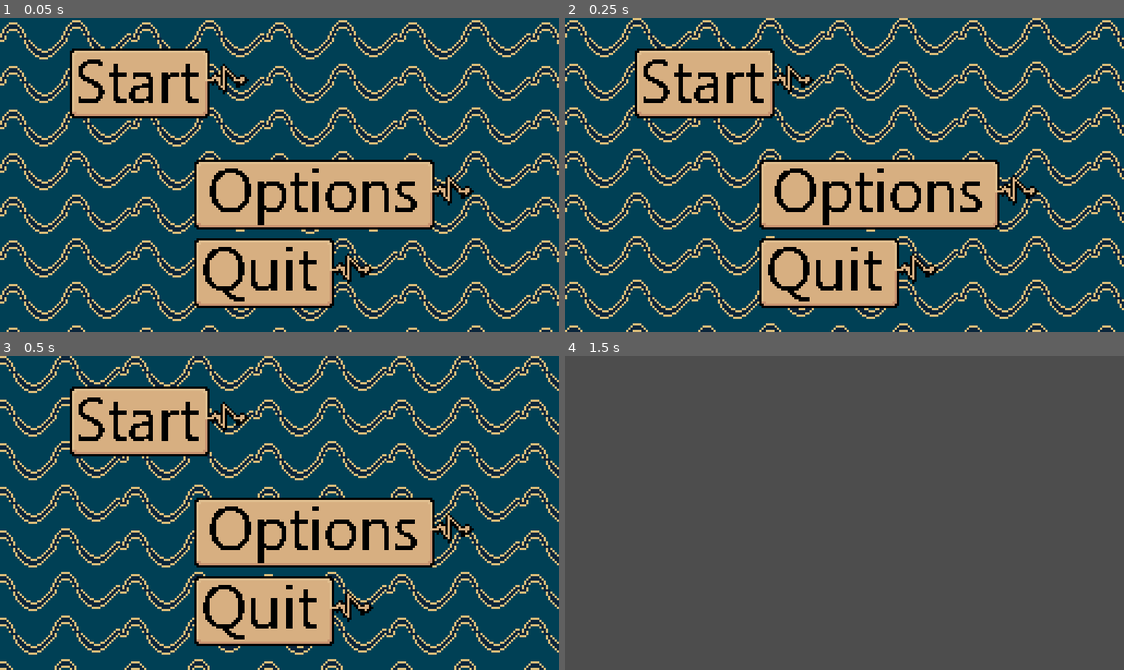
Above: before the commit, frames 1-4 (two rows, left to right).
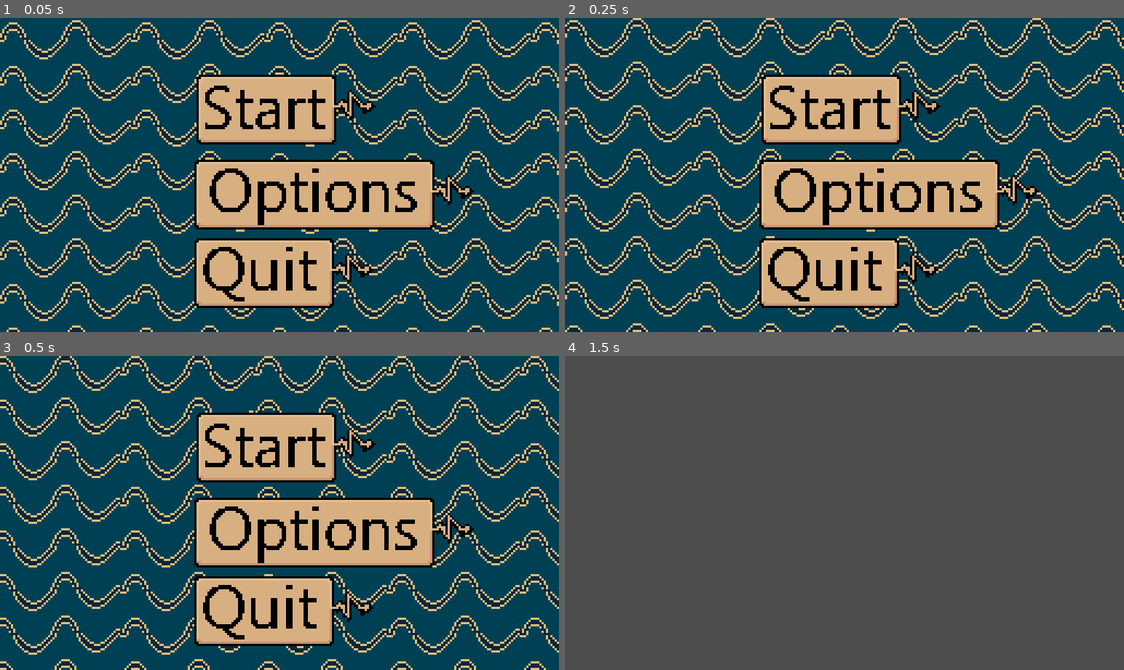
Above: after the commit, the same moments.

Repository: Zeis697538/Signalverarbeiung-Game
Game: Godot game, scene res://main_menu.tscn
Two runs of this game, one before a commit and one after it. Both use one fixed random seed, a clock stepped at 60 frames per second and the inputs below. This scene is started directly instead of the project's main scene.
Inputs (mouse positions are in pixels of both pictures, inside the frame that each line leads up to; where the layout moved, square brackets give the same spot in the first picture):
- Up to frame 1 (0.05 s): no input
- Up to frame 2 (0.25 s): no input
- Up to frame 3 (0.5 s): no input
- Up to frame 4 (1.5 s): click (861, 447) [732, 421] at 0.5 s; tap Enter at 1.25 s

The runs differ from the first frame. In frame 1, 10% of the frame differs, in the area x 12-68%, y 9-41%; in frame 2, 10%; in frame 3, 10%; in frame 4, nothing differs.

Commit message:
Aktueller Stand

Diff:
--- a/main_menu.tscn
+++ b/main_menu.tscn
@@ -38,10 +38,10 @@
 
 [node name="Start" type="TextureButton" parent="Button_manager"]
 layout_mode = 0
-offset_left = 32.0
-offset_top = 14.0
-offset_right = 122.0
-offset_bottom = 46.0
+offset_left = 90.0
+offset_top = 26.0
+offset_right = 180.0
+offset_bottom = 58.0
 texture_normal = ExtResource("2_qe12f")
 texture_hover = ExtResource("5_dy7ct")
 
